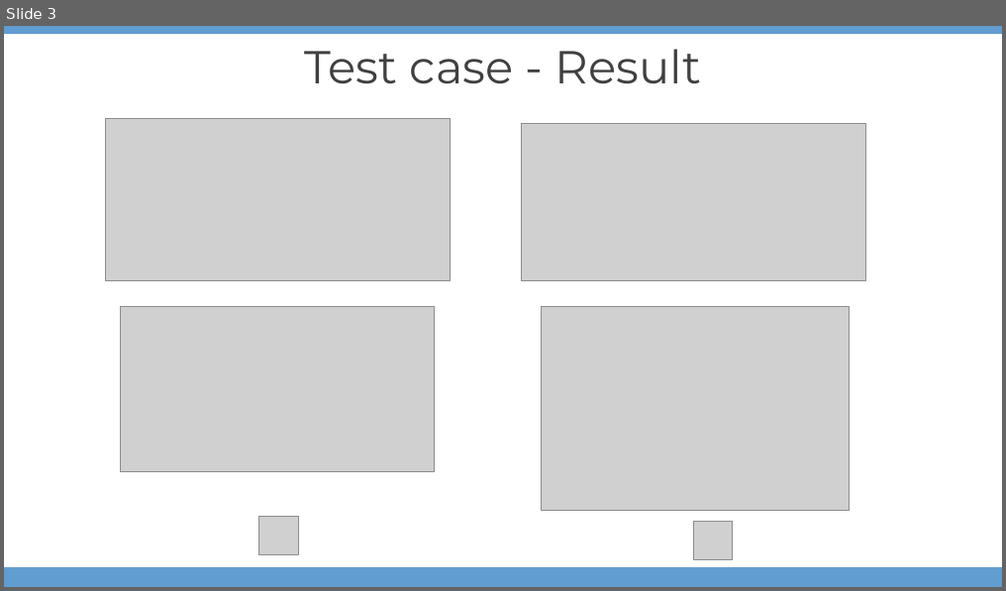
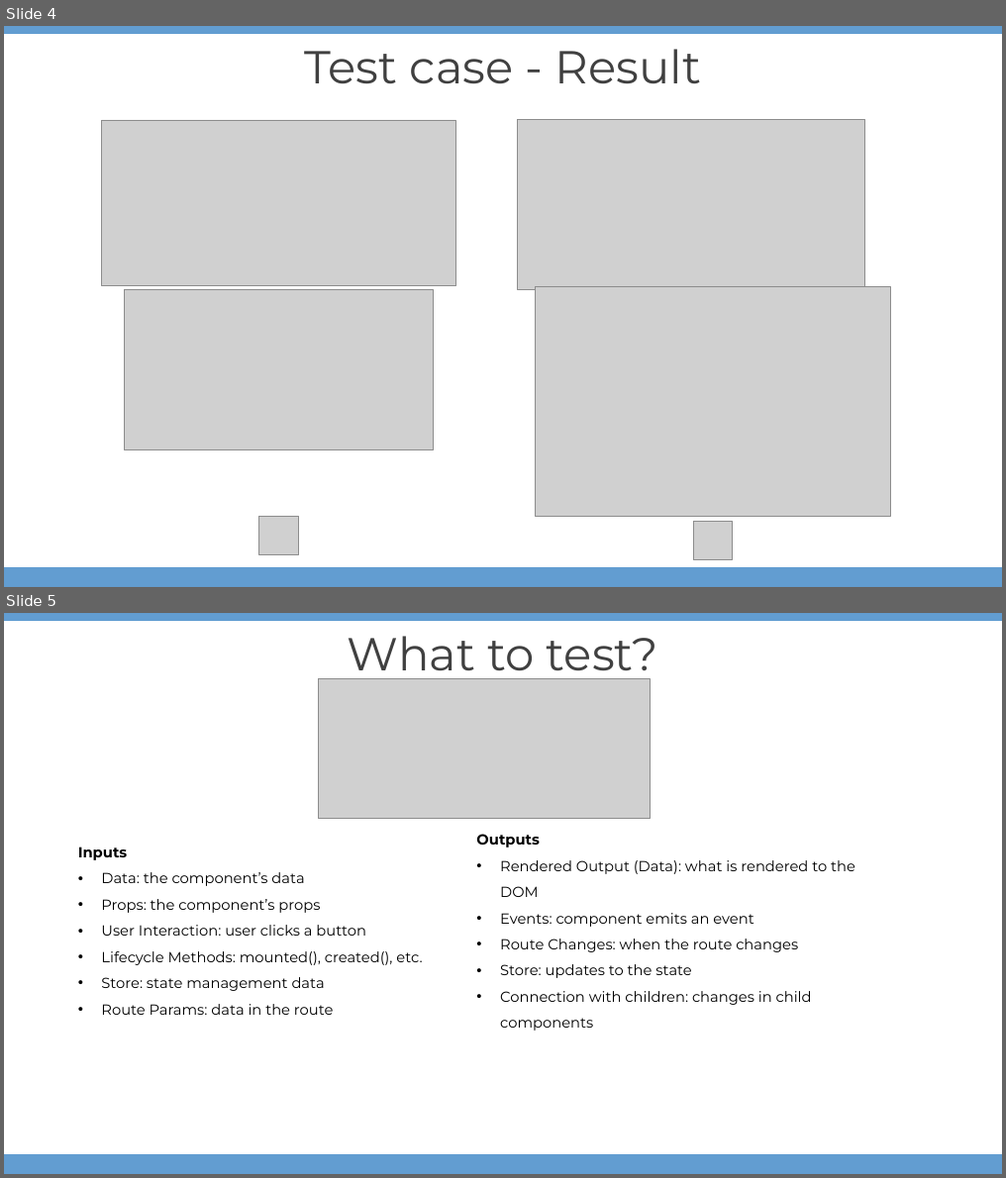
Before and after one commit to Dafreak99/Vue-TDD, a slide deck: Unit Testing.pptx. Shown one above the other, each under a label of ours: slide 3 before the commit, slides 4 and 5 after it. The pictures are 1006x591 and 1006x1178 pixels, drawn with LibreOffice and Linux fonts; fonts in the diff are those of the drawing; grey boxes stand for pictures; background and template pictures are left out. Boxes give left, top, right and bottom in pixels: in the first picture for what was removed or moved away, otherwise in the second. Text is boxed around its words. In the diff, an @@ line names an element or a change of style, - is before the commit and + after.

```diff
--- a/Unit Testing.pptx
+++ b/Unit Testing.pptx
@@ slide 5 added at [4,613,1002,1174], background picture (left out); not listed: 2 template elements that a slide beside it also shows @@
@@ text added at [347,636,658,681], 44.4 pt, text #404040 @@
+What to test?
@@ picture added at [319,679,650,818] @@
@@ text added at [78,847,422,1015], 14 pt, text #000000 @@
+Inputs
+• Data: the component’s data
+• Props: the component’s props
+• User Interaction: user clicks a button
+• Lifecycle Methods: mounted(), created(), etc.
+• Store: state management data
+• Route Params: data in the route
@@ text added at [476,834,855,1031], 14 pt, text #000000 @@
+Outputs
+• Rendered Output (Data): what is rendered to the DOM
+• Events: component emits an event
+• Route Changes: when the route changes
+• Store: updates to the state
+• Connection with children: changes in child components
@@ what was slide 3 is now slide 4 @@
@@ slide 4 changed as well @@
@@ picture: place and size @@
-picture at [106,119,450,280]
+picture at [101,120,455,286]
@@ picture: place and size @@
-picture at [522,123,865,281]
+picture at [518,120,865,290]
@@ picture: place and size @@
-picture at [121,307,434,472]
+picture at [125,289,433,451]
@@ picture: place and size @@
-picture at [541,307,849,510]
+picture at [536,287,891,516]
```
Also in this commit, not shown: 5 other slides changed, 2 other slides added, 2 other files.
